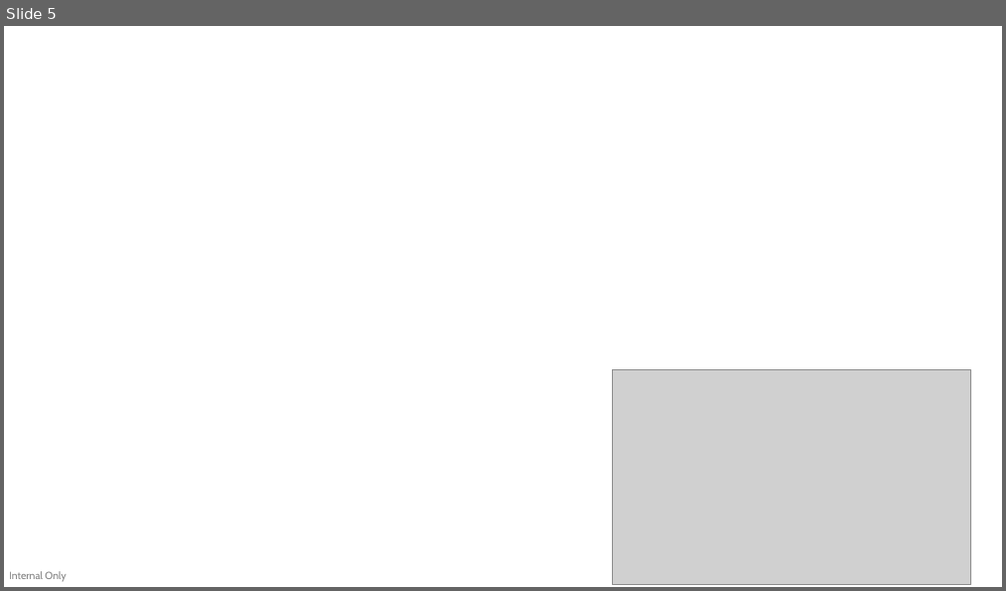
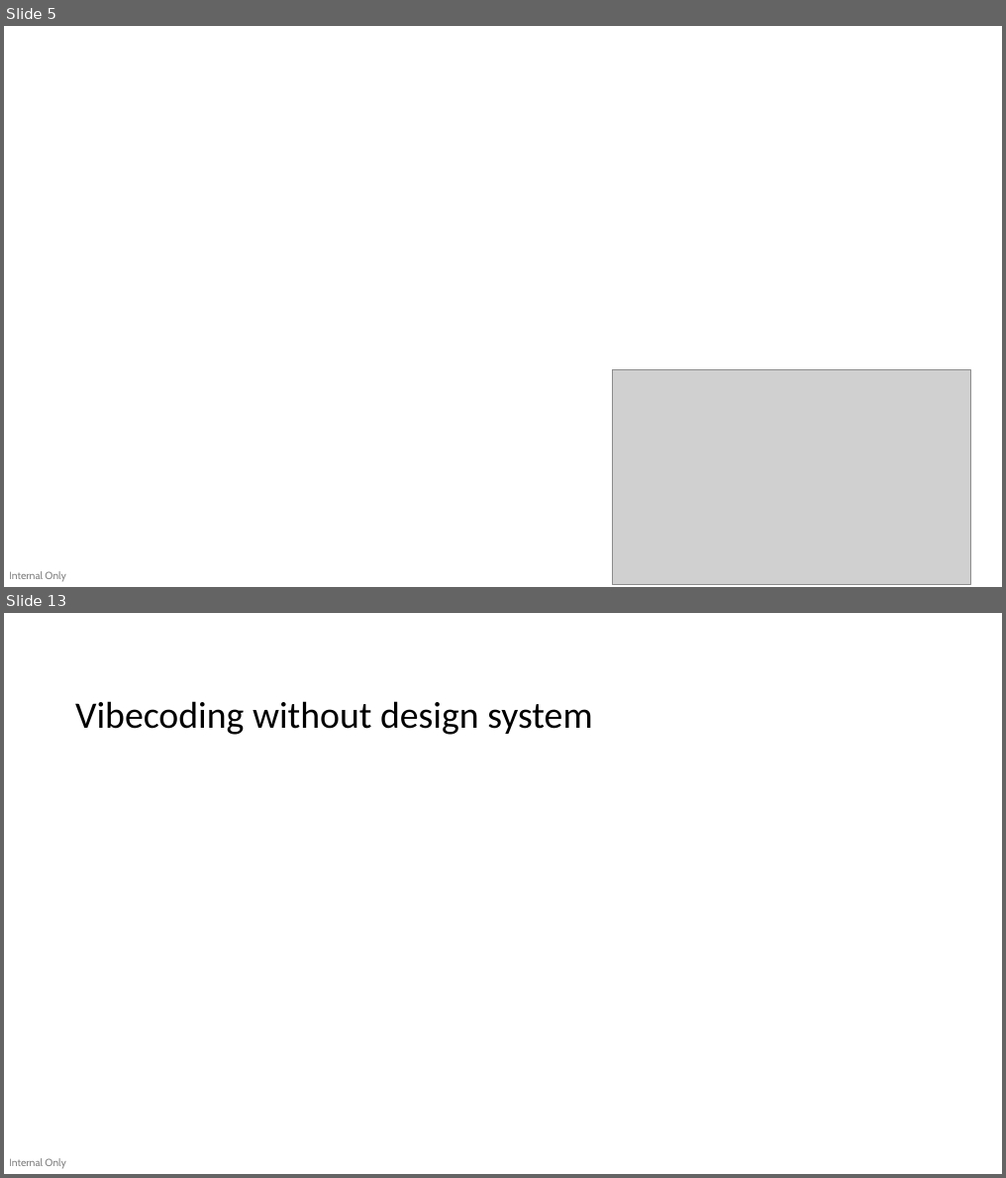
Before and after one commit to devlinduldulao/llm-loves-tailwind-and-js, a slide deck: why-llms-love-tailwind-conf.pptx. Shown one above the other, each under a label of ours: slide 5 before the commit, slides 5 and 13 after it; the slides between them are not shown. The pictures are 1006x591 and 1006x1178 pixels, drawn with LibreOffice and Linux fonts; fonts in the diff are those of the drawing; grey boxes stand for pictures; background and template pictures are left out. Boxes give left, top, right and bottom in pixels: in the first picture for what was removed or moved away, otherwise in the second. Text is boxed around its words. In the diff, an @@ line names an element or a change of style, - is before the commit and + after.

```diff
--- a/why-llms-love-tailwind-conf.pptx
+++ b/why-llms-love-tailwind-conf.pptx
@@ slide 13 added at <box>4,613,1002,1174</box>, background #FFFFFF; not listed: 1 template element that a slide beside it also shows @@
@@ text added at <box>75,701,592,735</box>, 36 pt, text #000000 @@
+Vibecoding without design system
```
Also in this commit, not shown: 9 slides changed, 8 other slides added, 20 slides removed.
